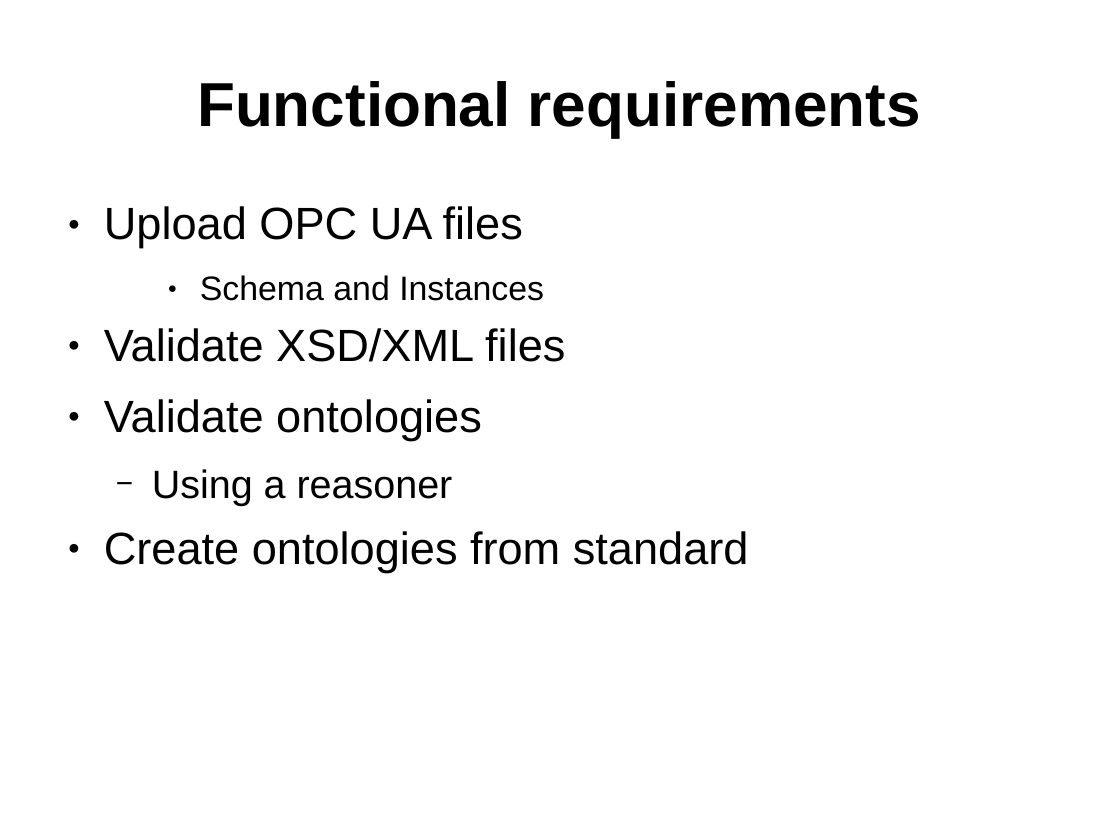
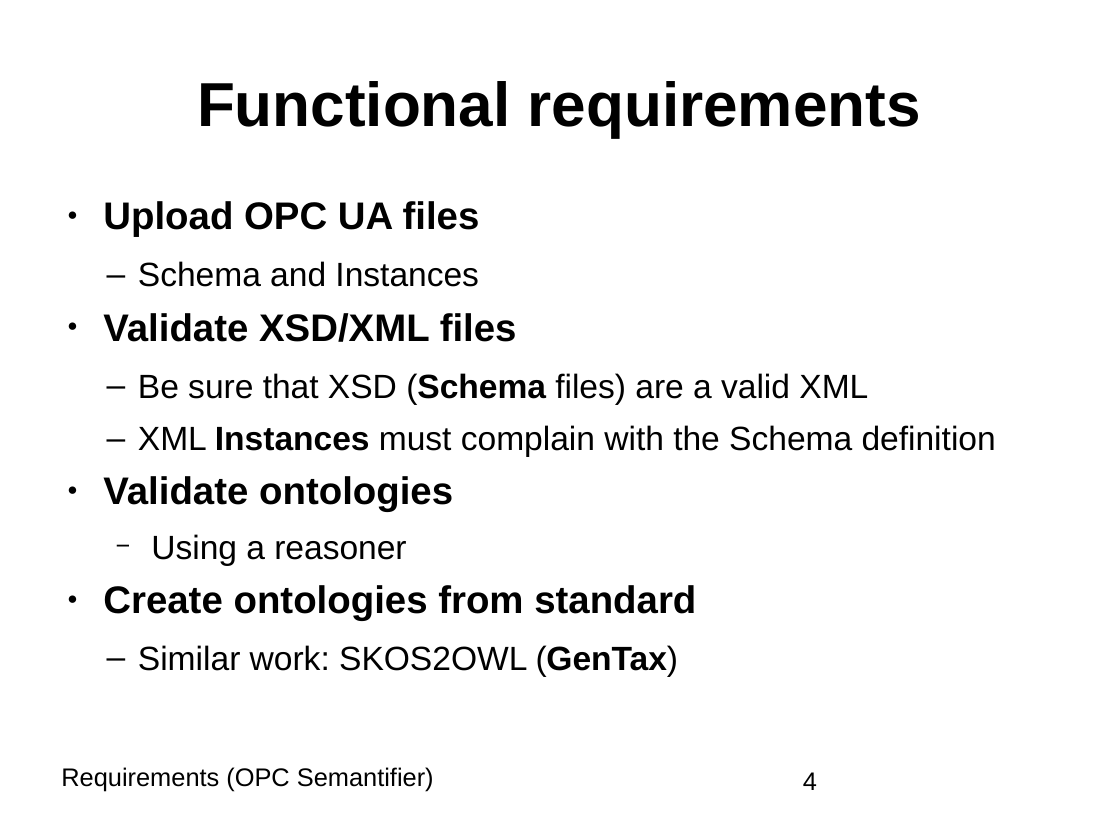
Before and after one commit to BonnWestCoast/Semantify.io-docs, a slide deck: slide 4 of 2requirements/presentation.ppt (slide 3 before the commit). Drawn at 1120x840 pixels with LibreOffice and Linux fonts; fonts in the diff are those of the drawing. Boxes give left, top, right and bottom in pixels: in the first picture for what was removed or moved away, otherwise in the second. Text is boxed around its words. In the diff, an @@ line names an element or a change of style, - is before the commit and + after.

Commit message:
Updates in the presentation

```diff
--- a/2requirements/presentation.ppt
+++ b/2requirements/presentation.ppt
@@ text at [103,201,696,621]: size 32 to 27.2 pt, bold on in "Upload OPC UA files", "Validate XSD/XML files", "Validate ontologies", "Create ontologies from standard"; size 24 to 23.8 pt in "Schema and Instances"; size 28 to 23.8 pt in "Using a reasoner"; line spacing 0.94 to 0.84; bullet ● to –; list level 3 to 2 in "Schema and Instances"; line spacing 0.94 to 0.9 @@
@@ text at [138,373,996,456]: paragraphs added @@
+  – Be sure that XSD (Schema files) are a valid XML
+  – XML Instances must complain with the Schema definition
@@ text at [138,645,679,676]: paragraph added @@
+  – Similar work: SKOS2OWL (GenTax)
@@ text added at [61,767,434,791], 18 pt, text #000000 @@
+Requirements (OPC Semantifier)
@@ page number added at [803,772,817,790], 18 pt, text #000000 @@
+4
```
Also in this commit, not shown: 3 other slides changed, 4 slides added, 1 slide removed, 3 other files.
